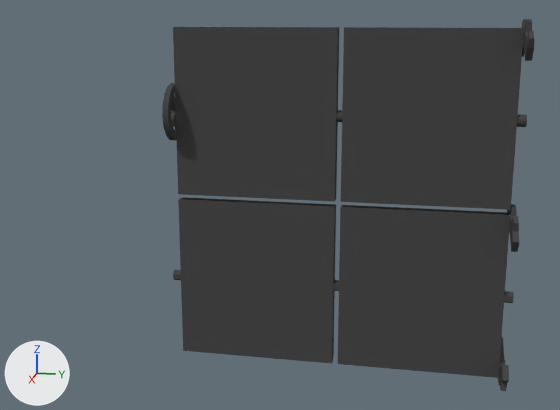
Before and after pictures for a commit that changed the Blender file datas/meshes/screen.blend.
Camera for both pictures: a 50 mm camera at (0.1296, 0.0157, 0.0166) aimed at (0.0207, -0.0061, -0.0106). The axes (+X, +Y, +Z) are drawn at lower left. The lights are the same throughout. Objects named as collision shapes, trigger or cutter boxes, shadow casters or lower levels of detail are left out.

The first picture shows '3-screen0', '4-screen1', '5-screen2', '6-screen3'.
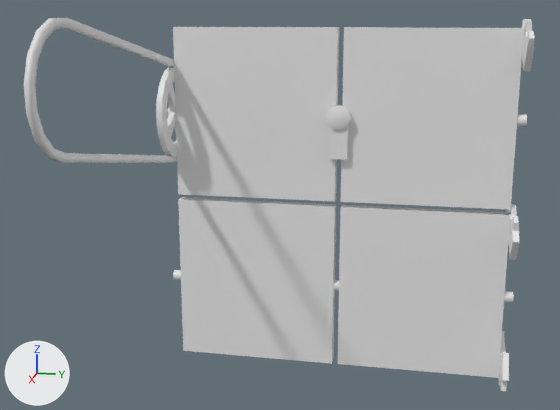
Commit message: Polish screen mesh.

What differs and where, as boxes (x1, y1, x2, y2) in the pictures (560 x 410 px; the box of a moved part takes in the faces that stretch with it):
'4-screen1', recoloured, reshaped, shading changed, modifiers changed
    both: (341, 19, 534, 210)
'3-screen0', recoloured, reshaped
    before: (162, 27, 527, 202)
    after: (156, 27, 527, 202)
'5-screen2', reshaped, modifiers changed
    both: (173, 204, 519, 391)
'6-screen3', recoloured, shading changed
    both: (178, 197, 336, 363)
'8-cable', added
    after: (23, 18, 177, 163)
'7-locket', shown
    after: (326, 105, 351, 160)
part 1 of me_3_screen0, moved or reshaped
    before: (162, 83, 176, 140)
    after: (156, 67, 177, 157)
part 2 of me_4_screen1, moved or reshaped
    before: (522, 29, 534, 61)
    after: (521, 29, 534, 72)
part 3 of me_4_screen1, shading changed
    both: (341, 19, 534, 210)
part 4 of me_4_screen1_001, moved or reshaped
    before: (508, 212, 519, 252)
    after: (508, 212, 519, 260)
part 5 of me_4_screen1_001, moved or reshaped
    before: (499, 337, 509, 382)
    after: (499, 331, 509, 382)
part 6 of me_4_screen1_001, recoloured
    both: (338, 204, 519, 391)
part 7 of me_4_screen1_001, recoloured
    both: (173, 270, 514, 303)

What changed in the scene script:
```text
Change me_3_screen0:
    where me_3_screen0.from_pydata(...)  # 95 vertices, 103 faces; spans x -0.005..0.005, y -0.015..0.045, z -0.0145..0.0145
    used by ob_3_screen0; location = (0.0, -0.015, 0.0)
    remove me_3_screen0.materials.append(mat_black)  # dark grey #4b4b4b
    me_3_screen0 part 1: the loose piece of 72 vertices spanning x -0.005..0.005, y -0.0145..-0.0135, z -0.005..0.005 is scaled about its middle by (1.6, 1, 1.6)
Change me_4_screen1:
    where me_4_screen1.from_pydata(...)  # 57 vertices, 55 faces; spans x -0.0082..0.0082, y -0.0145..0.0145, z -0.0145..0.0159
    used by ob_4_screen1; location = (0.0, 0.015, 0.0)
    remove me_4_screen1.materials.append(mat_black_001)  # dark grey #4b4b4b
    me_4_screen1 part 2: all 16 vertices in x -0.006..0.006, y 0.0135..0.0145, z 0.0098..0.0119 are scaled about their middle by (0.803, 1, 0.844), then moved by (0.0, 0.0, -0.0018)
    me_4_screen1 part 3: all faces are now shaded smooth (55 of 55 changed)
Change me_4_screen1_001:
    used by ob_5_screen2; location = (0.0, 0.015, -0.03)
    remove me_4_screen1_001.from_pydata(...)  # 121 vertices, 113 faces; spans x -0.0077..0.0077, y -0.045..0.015, z -0.0159..0.0159
    add me_4_screen1_001.from_pydata(...)  # 111 vertices, 113 faces; spans x -0.0077..0.0077, y -0.045..0.015, z -0.0159..0.0159
    me_4_screen1_001 part 4: 16 vertices moved from x -0.006..0.0061, y 0.0135..0.0145, z 0.0097..0.0119 to x -0.0049..0.005, y 0.0135..0.0145, z 0.008..0.0099; 5 vertices removed from x 0.0, y 0.015, z 0.0
    me_4_screen1_001 part 5: 16 vertices moved from x -0.0061..0.006, y 0.0135..0.0145, z -0.0119..-0.0097 to x -0.005..0.0049, y 0.0135..0.0145, z -0.0099..-0.008
    me_4_screen1_001 part 6: 95 faces spanning x -0.0077..0.0077, y -0.0145..0.0145, z -0.0159..0.0159 switch from mat_black_001 (dark grey #4b4b4b) to no material
    me_4_screen1_001 part 7: 6 faces spanning x -0.0009..0.0009, y -0.045..0.015, z -0.001..0.001 switch from mat_black (dark grey #4b4b4b) to no material
Change me_6_screen3:
    where me_6_screen3.from_pydata(...)  # 9 vertices, 9 faces; spans x -0.001..0.001, y -0.0135..0.0145, z -0.0145..0.0145
    used by ob_6_screen3; location = (0.0, -0.015, -0.03)
    remove me_6_screen3.materials.append(mat_black_003)  # dark grey #4b4b4b
    me_6_screen3 part 8: all faces are now shaded smooth (9 of 9 changed)
Add me_8_cable:
    me_8_cable.from_pydata(...)  # 72 vertices, 72 faces; spans x -0.0086..0.0497, y -0.0294..-0.0286, z -0.0087..0.0162
    me_8_cable.polygons.foreach_set('use_smooth', [True] * 72)
Change ob_4_screen1:
    add _m = ob_4_screen1.modifiers.new('EdgeSplit', 'EDGE_SPLIT')
    add _m.split_angle = 1.047
Change ob_5_screen2:
    add _m = ob_5_screen2.modifiers.new('EdgeSplit', 'EDGE_SPLIT')
    add _m.split_angle = 1.047
Change ob_7_locket:
    ob_7_locket.location: (0.0, 0.0, 0.0) -> (0.001, 0.0, 0.0)
    remove ob_7_locket.hide_set(True)
Add ob_8_cable:
    ob_8_cable = bpy.data.objects.new('8-cable', me_8_cable)
    ob_8_cable.location = (0.0, 0.0, 0.0)
```
